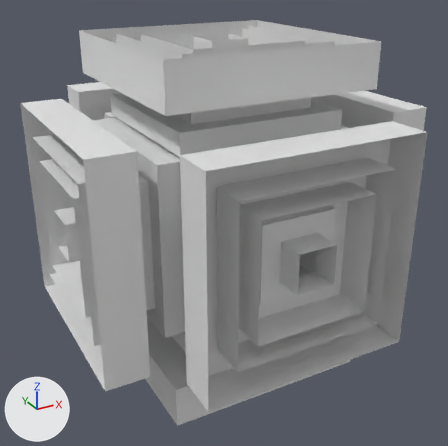
An edit to the OBJ model src/main/resources/assets/mekanism/models/transmitter_contents.obj, drawn before and after from the same camera.
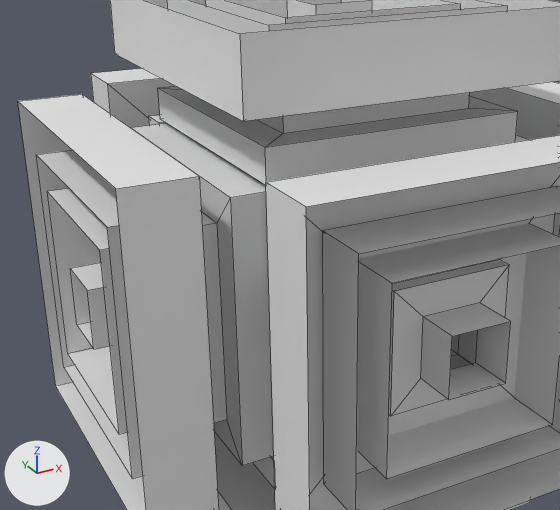
Each version is shown whole from a 50 mm camera at (-0.857, -1.579, 0.722) aimed at (-0.003, -0.026, -0.055), then close up on the part from 2% to 82% of the width and 9% to 82% of the height. Lighting does not change. The marker at lower left points along +X, +Y and +Z. The close-ups show mesh edges as thin lines. Where no turn or scale is listed for an object, it has been applied to the vertices. Vertices at the same position are counted once.

Script lines for the objects in view, before the commit:
```python
me_transmitter_contents = bpy.data.meshes.new('transmitter_contents')
me_transmitter_contents.from_pydata(...)  # 416 vertices, 390 faces; spans x -0.505..0.505, y -0.505..0.505, z -0.505..0.505
ob_transmitter_contents = bpy.data.objects.new('transmitter_contents', me_transmitter_contents)
ob_transmitter_contents.location = (0.0, 0.0, 0.0)
```
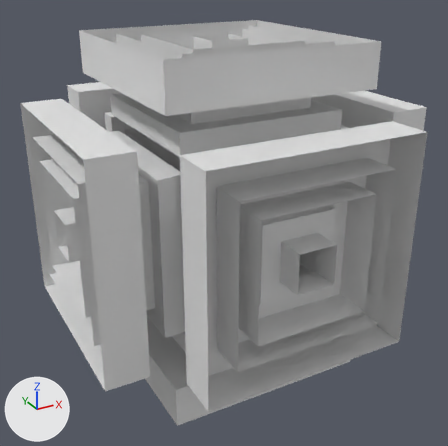
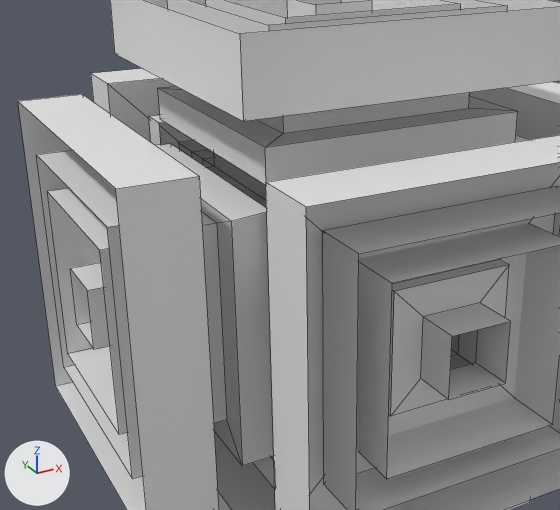
The change, as a list of edits to the scene's bpy script:
```text
Change me_transmitter_contents:
    where me_transmitter_contents.from_pydata(...)  # 416 vertices, 390 faces; spans x -0.505..0.505, y -0.505..0.505, z -0.505..0.505
    used by ob_transmitter_contents; location = (0.0, 0.0, 0.0)
    me_transmitter_contents part 1
    me_transmitter_contents.vertices[52].co: (-0.228, -0.247, 0.248) -> (-0.234, -0.233, 0.208)
    me_transmitter_contents.vertices[55].co: (-0.228, 0.248, 0.247) -> (-0.234, 0.233, 0.208)  # not seen -> pixel (171, 143)
    me_transmitter_contents.vertices[56].co: (-0.309, -0.247, 0.248) -> (-0.309, -0.247, 0.208)  # pixel (230, 197) -> pixel (231, 221)
    me_transmitter_contents.vertices[61].co: (-0.309, 0.248, 0.247) -> (-0.309, 0.248, 0.208)  # pixel (130, 127) -> not seen
    me_transmitter_contents part 2: all faces are now shaded smooth (390 of 390 changed)
```

Where the change shows, as pixel boxes (x1, y1, x2, y2) in the close-ups (560 x 510 px; the box of a moved part takes in the faces that stretch with it):
part 1 of me_transmitter_contents, moved or reshaped
    before: (131, 123, 274, 466)
    after: (156, 144, 274, 466)
part 2 of me_transmitter_contents, shading changed
    both: (18, 0, 560, 510)
